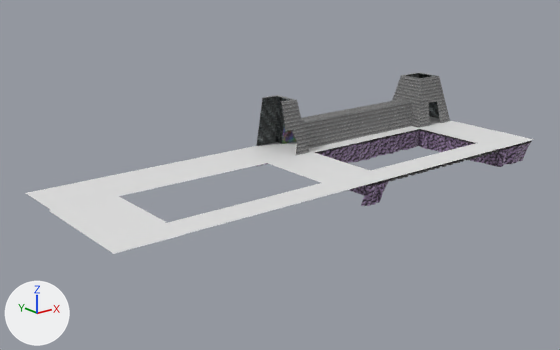
Renders of the glTF model godot/Assets/Level/level_A.glb from each side of a commit.
Camera for both pictures: a 50 mm lens placed at (-17.06, -17.79, 7.8), pointed at (-0.96, 2.34, -0.26). Every picture has the same lights, and +X, +Y and +Z are marked at lower left. Vertices at the same position are counted once.

In view in the first picture: 'Bunker', 'Bunker.001', 'Level', 'Plane.018'.
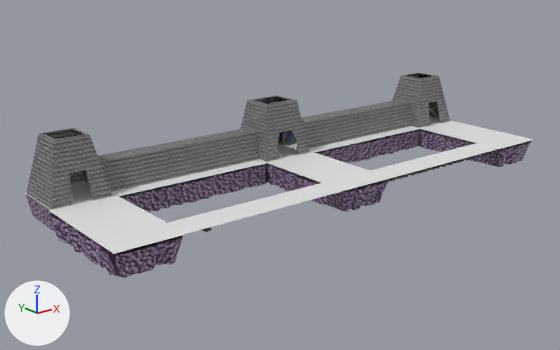
Where the change shows, as pixel boxes [x1, y1, x2, y2] in the pictures (560 x 350 px):
'Bunker', reshaped (118% wider, 67% taller): before [256, 73, 450, 155]; after [26, 73, 450, 211]
'Level', reshaped (83% wider, 92% taller): before [256, 129, 532, 206]; after [26, 129, 532, 278]
part 1 of me_plane, added (purple): after [26, 163, 368, 278]
part 2 of me_cube, added: after [26, 98, 285, 211]
'Bunker.001', unchanged, covered by the edit: before [257, 73, 440, 154]; after [262, 73, 440, 154]

Patch to the scene script:
```diff
--- a/godot/Assets/Level/level_A.glb.py
+++ b/godot/Assets/Level/level_A.glb.py
@@ me_plane @@
 # used by ob_level; location = (0.0, 0.0, 0.0)
-me_plane.from_pydata(...)  # 241 vertices, 431 faces; spans x 0.0..9.16, y -1.15..5.0, z -0.76..0.0
+me_plane.from_pydata(...)  # 477 vertices, 861 faces; spans x -9.16..9.16, y -1.15..5.0, z -0.76..0.0
+# me_plane part 1: 204 vertices added at x -9.16..-0.23, y -1.15..5.0, z -0.76..0.0
 me_plane.materials.append(mat_floor1)
@@ me_cube @@
 # used by ob_bunker; location = (0.0, 0.0, -0.03)
-me_cube.from_pydata(...)  # 79 vertices, 137 faces; spans x 0.0..8.94, y 3.01..4.99, z 0.03..2.02
+me_cube.from_pydata(...)  # 156 vertices, 274 faces; spans x -8.94..8.94, y 3.01..4.99, z 0.03..2.02
+# me_cube part 2: 77 vertices added at x -8.94..0.0, y 3.01..4.99, z 0.03..2.02
 me_cube.materials.append(mat_wall_exterior)
```
